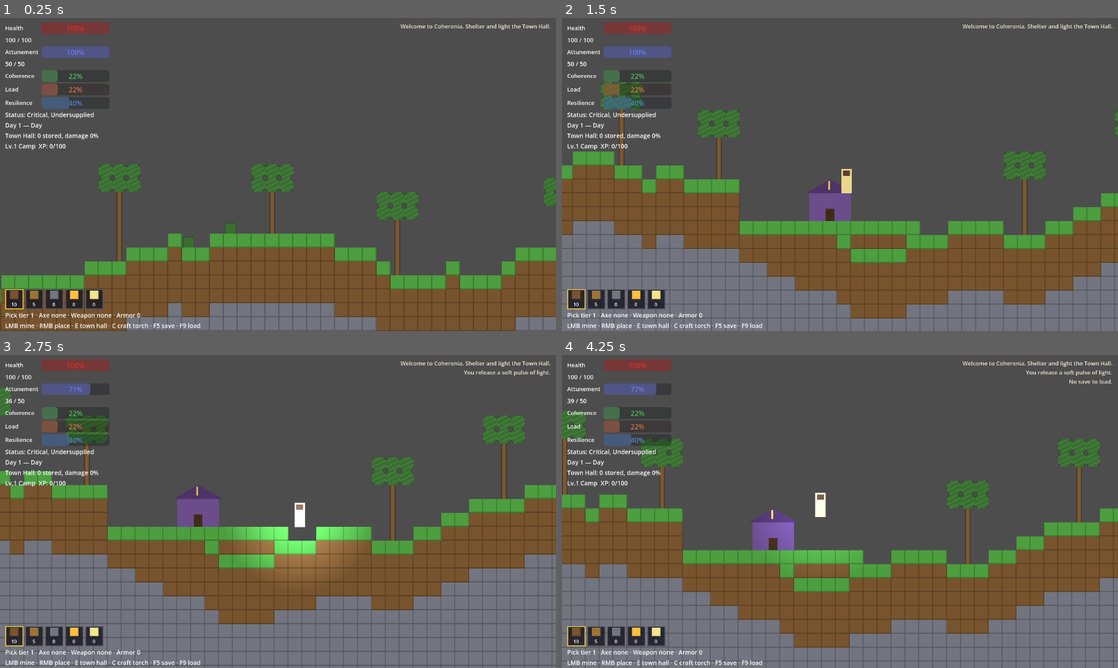
Above: before the commit, frames 1-4 (two rows, left to right).
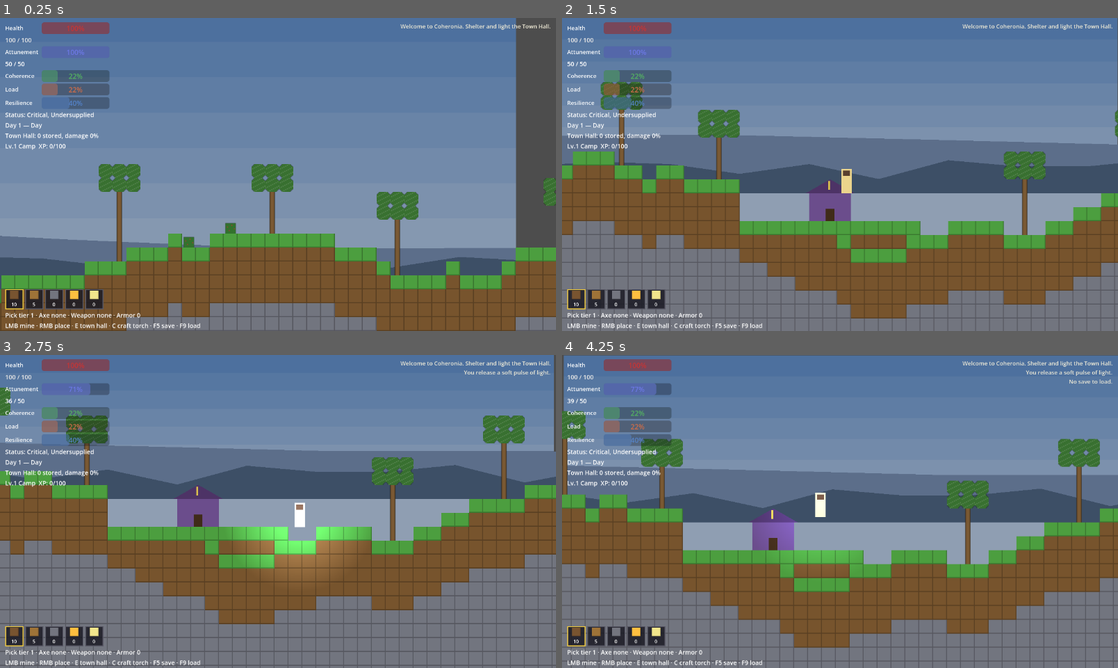
Above: after the commit, the same moments.

Repository: ppeck1/coheronia
Game: Godot game, scene res://scenes/main/Main.tscn
The game is run twice, just before and just after one commit, with the same random seed, the same clock (stepped at 60 frames per second) and the same inputs. This scene is started directly instead of the project's main scene.
Inputs (mouse positions are in pixels of both pictures, inside the frame that each line leads up to):
- Up to frame 1 (0.25 s): no input
- Up to frame 2 (1.5 s): tap F at 0.5, 1.25 s; move the mouse to (962, 158) at 0.52 s; press the mouse at (962, 158) at 0.53 s; hold D (move_right) 0.53-1.25 s; tap Space (jump) at 0.77 s; right-click (962, 158) at 0.8 s; release the mouse at (962, 158) at 1.25 s; drag from (728, 190) to (812, 237) at 1.27 s
- Up to frame 3 (2.75 s): tap F at 2 s; move the mouse to (333, 442) at 2.02 s; hold D (move_right) from 2.03 s (still down); tap R (attune_pulse) at 2.1 s; right-click (333, 442) at 2.3 s
- Up to frame 4 (4.25 s): release D (move_right) at 2.75 s; tap F at 2.75, 3.5 s; drag from (812, 574) to (673, 464) at 2.77 s; move the mouse to (1006, 558) at 3.52 s; hold A (move_left) from 3.53 s (still down); tap H (eat_food) at 3.6 s; tap Space (jump) at 3.77 s; right-click (1006, 558) at 3.8 s; tap F9 (load_game) at 4.15 s

The runs differ from the first frame. In frame 1, 68% of the frame differs, in the area x 0-93%, y 0-87%; in frame 2, 56%; in frame 3, 47%; in frame 4, 54%.

Commit message:
FQ-09W: scenic backdrop, natural backing walls, underground darkness
Backdrop plane (world_backdrop.gd, z -10, light_mask 0): sky gradient
to the deepest valley line, far/mid silhouette ridges with 2px-stepped
parallax, optional art/generated/backgrounds/ hooks. BackgroundWalls
TileMapLayer (z -2): dirt/stone wall tiles derived each setup from the
pristine generated surface + dirt depth; zero physics/occlusion layers,
never saved; art/generated/back_walls/ hooks over darkened-block
fallbacks; wall_at() visual-only query. Depth-aware ambient: live
column-skylight (world.sky_line, cached, invalidated per column) drives
ambient_target_color() from the day/night/storm base toward CAVE_TINT
over a 6-cell band - an open mined shaft re-admits daylight, a sealed
column stays dark; documented approximation (no lateral bleed).
Screenshot tour gains 09_underground_midday_torch. Smoke 210/210
(7 fq09w checks); validator requires the new script, dirs, categories.

Co-Authored-By: Claude Fable 5 <noreply@anthropic.com>

Diff:
--- a/data/visual_assets.json
+++ b/data/visual_assets.json
@@ -3,13 +3,16 @@
   "asset_root": "art/generated",
   "convention": "art/generated/<category>/<id>.png is picked up automatically when the file exists; an explicit entry below overrides the convention path. Missing images are never an error - rendering falls back to the generated colors/shapes.",
   "variant_convention": "FQ-09V: consecutive files <id>_01.png, <id>_02.png, ... (max 8; the first gap ends the scan) f …(261 unchanged characters)…
-  "target_sizes": { "blocks": 16, "items": 16, "enemies": 16, "ui": 32, "opening": 640 },
+  "target_sizes": { "blocks": 16, "items": 16, "enemies": 16, "ui": 32, "opening": 640, "backgrounds": 640, "back_walls": 16 },
+  "background_convention": "FQ-09W: scenic backdrop layers (art/generated/backgrounds/) - surface_sky.png is a 640x360 full frame, surface_far_terrain.png and surface_mid_silhouette.png are horizontally tiling strips with transparency; consumed by scripts/world/world_backdrop.gd with stepped parallax, falling back to the code-drawn gradient/silhouettes. Backing-wall tiles (art/generated/back_walls/) are seamless opaque 16x16 (dirt_wall.png, stone_wall.png live; others per art/source_templates/BACKGROUND_TEMPLATE.md are planned); consumed by world._make_wall_texture, falling back to darkened block textures. All optional - missing files are never an error.",
   "opening_convention": "FQ-09C: the opening cinematic is code-plotted at 640x360 (scripts/shell/prologue_canvas.gd + p …(591 unchanged characters)…
   "categories": {
     "blocks": {},
     "items": {},
     "enemies": {},
     "ui": {},
-    "opening": {}
+    "opening": {},
+    "backgrounds": {},
+    "back_walls": {}
   }
 }
--- a/scripts/main/game_root.gd
+++ b/scripts/main/game_root.gd
@@ -15,6 +15,10 @@
 const DAY_TINT := Color(1, 1, 1)
 const NIGHT_TINT := Color(0.22, 0.24, 0.38)
 const STORM_TINT := Color(0.55, 0.58, 0.66)
+# FQ-09W: the ambient underground, at any hour — darker than night, so
+# torches/lanterns/the pulse stay the readable local lights.
+const CAVE_TINT := Color(0.10, 0.11, 0.16)
+const CAVE_FADE_CELLS := 6.0   # smooth band below the local sky line
 
 const POPULATION_MAX := 8        # absolute ceiling; base_level gates effective cap
 const BASE_LEVEL_MAX_MVP := 3   # progression capped at village for MVP
@@ -348,9 +352,28 @@
 		_on_dawn()
 	is_night = night_now
 	_advance_storm(delta)
-	# Smooth tint transition near the day/night/storm boundaries.
-	var target := NIGHT_TINT if is_night else (STORM_TINT if storm_active else DAY_TINT)
-	canvas_modulate.color = canvas_modulate.color.lerp(target, delta * 1.5)
+	# Smooth tint transition near the day/night/storm boundaries and across
+	# cave mouths (FQ-09W: the target itself is depth-aware).
+	canvas_modulate.color = canvas_modulate.color.lerp(ambient_target_color(), delta * 1.5)
+
+
+## FQ-09W: 0 = sky-exposed, 1 = fully buried. Column-skylight approximation:
+## sunlight reaches down the player's column to its first LIVE solid cell
+## (so mining an open shaft re-admits daylight), then fades over
+## CAVE_FADE_CELLS. Deliberately no lateral light bleed — documented
+## first-slice model, not the final skylight system.
+func ambient_darkness_factor() -> float:
+	var t := float(world.tile_size())
+	var cell: Vector2i = world.cell_of(player.global_position)
+	var depth_px := player.global_position.y - float(world.sky_line(cell.x)) * t
+	return clampf(depth_px / (CAVE_FADE_CELLS * t), 0.0, 1.0)
+
+
+## The ambient tint the world lerps toward: the day/night/storm base pushed
+## toward CAVE_TINT by how buried the player currently is.
+func ambient_target_color() -> Color:
+	var base := NIGHT_TINT if is_night else (STORM_TINT if storm_active else DAY_TINT)
+	return base.lerp(CAVE_TINT, ambient_darkness_factor())
 
 
 func _advance_storm(delta: float) -> void:
@@ -819,7 +842,7 @@
 	# instantly roll a surprise storm.
 	_storm_rolled_today = bool(data.get("storm_rolled_today", time_of_day >= STORM_ROLL_TIME))
 	is_night = time_of_day >= NIGHT_START
-	canvas_modulate.color = NIGHT_TINT if is_night else (STORM_TINT if storm_active else DAY_TINT)
+	canvas_modulate.color = ambient_target_color()
 
 
 ## Used by the smoke test to exercise the threat loop deterministically.
--- a/scripts/main/screenshot_tour.gd
+++ b/scripts/main/screenshot_tour.gd
@@ -68,6 +68,24 @@
 	await _shot("05_skill_tree")
 	hud.toggle_skill_panel()
 
+	# FQ-09W verification shot: a mined chamber at midday — backing walls
+	# behind the air, dark cave ambient, one torch as the readable light.
+	var shaft_x: int = hall_cell.x + 14
+	var shaft_top: int = int(world.surface.get(shaft_x, 30))
+	for y in range(shaft_top, shaft_top + 9):
+		for x in range(shaft_x - 2, shaft_x + 3):
+			if y > shaft_top + 2 or x == shaft_x:
+				if world.block_at(Vector2i(x, y)) != "air":
+					world.break_block(Vector2i(x, y))
+	world.place_block(Vector2i(shaft_x - 1, shaft_top + 8), "torch")
+	root.time_of_day = 0.5
+	root.is_night = false
+	player.global_position = world.cell_center(Vector2i(shaft_x + 1, shaft_top + 7))
+	player.velocity = Vector2.ZERO
+	root.canvas_modulate.color = root.ambient_target_color()
+	player.get_node("Camera2D").reset_smoothing()
+	await _shot("09_underground_midday_torch")
+
 	print("SHOTS complete -> user://shots")
 	get_tree().quit(0)
 
--- a/scripts/main/smoke_test.gd
+++ b/scripts/main/smoke_test.gd
@@ -1864,6 +1864,124 @@
 		"labels=%s buttons=%s" % [str(_fq09c_labels), str(_fq09c_buttons)])
 	_fq09c_shell.free()
 
+	# --- FQ-09W: scenic backdrop, backing walls, underground darkness ---
+
+	# (a) natural walls derive deterministically from seed/config: same seed
+	# twice yields the same wall map, the dirt band sits above stone, nothing
+	# exists at/above the surface row, and the wall tileset carries zero
+	# physics/occlusion layers — provably inert to collision/shelter/light.
+	world.setup(777)
+	var _fq09w_dd: int = int(GameState.current_config.gen("dirt_depth"))
+	var _fq09w_x: int = clampi(int(world.hall_info["center_cell"].x) - 30, 2, world.width - 14)
+	var _fq09w_sy: int = int(world.surface[_fq09w_x])
+	var _fq09w_samples: Array = []
+	for _fq09w_i in range(10):
+		_fq09w_samples.append(Vector2i(_fq09w_x + _fq09w_i,
+			int(world.surface[_fq09w_x + _fq09w_i]) + 1 + (_fq09w_i % 12)))
+	var _fq09w_first: Array = []
+	for _fq09w_c: Vector2i in _fq09w_samples:
+		_fq09w_first.append(world.wall_at(_fq09w_c))
+	world.setup(777)
+	var _fq09w_same := true
+	for _fq09w_i2 in range(_fq09w_samples.size()):
+		if world.wall_at(_fq09w_samples[_fq09w_i2]) != _fq09w_first[_fq09w_i2]:
+			_fq09w_same = false
+	_check("fq09w_walls_deterministic_and_inert",
+		_fq09w_same
+		and world.wall_at(Vector2i(_fq09w_x, _fq09w_sy + 1)) == "dirt_wall"
+		and world.wall_at(Vector2i(_fq09w_x, _fq09w_sy + _fq09w_dd + 1)) == "stone_wall"
+		and world.wall_at(Vector2i(_fq09w_x, _fq09w_sy)) == ""
+		and world.wall_at(Vector2i(_fq09w_x, _fq09w_sy - 3)) == ""
+		and world._walls.tile_set.get_physics_layers_count() == 0
+		and world._walls.tile_set.get_occlusion_layers_count() == 0,
+		"same=%s band=%s/%s above_empty=%s phys=%d occ=%d" % [str(_fq09w_same),
+			world.wall_at(Vector2i(_fq09w_x, _fq09w_sy + 1)),
+			world.wall_at(Vector2i(_fq09w_x, _fq09w_sy + _fq09w_dd + 1)),
+			str(world.wall_at(Vector2i(_fq09w_x, _fq09w_sy)) == ""),
+			world._walls.tile_set.get_physics_layers_count(),
+			world._walls.tile_set.get_occlusion_layers_count()])
+
+	# (b) mining a below-surface block reveals the wall behind it while the
+	# foreground stays a normal air delta (walls are never part of cells).
+	var _fq09w_mine := Vector2i(_fq09w_x, _fq09w_sy + 2)
+	world.break_block(_fq09w_mine)
+	_check("fq09w_mined_chamber_reveals_wall",
+		world.block_at(_fq09w_mine) == "air"
+		and str(world.deltas.get(_fq09w_mine, "")) == "air"
+		and world.wall_at(_fq09w_mine) != "",
+		"block=%s delta=%s wall=%s" % [world.block_at(_fq09w_mine),
+			str(world.deltas.get(_fq09w_mine, "")), world.wall_at(_fq09w_mine)])
+
+	# (c) underground is dark at midday and the surface stays full daylight —
+	# the depth-aware ambient target, not the smoothing lerp, is asserted.
+	root.time_of_day = 0.5
+	root.is_night = false
+	var _fq09w_storm_was: bool = root.storm_active
+	root.storm_active = false
+	player.global_position = world.cell_center(Vector2i(_fq09w_x, _fq09w_sy + 10))
+	var _fq09w_deep: float = root.ambient_darkness_factor()
+	var _fq09w_deep_col: Color = root.ambient_target_color()
+	player.global_position = world.cell_center(Vector2i(_fq09w_x, _fq09w_sy - 2))
+	var _fq09w_surf: float = root.ambient_darkness_factor()
+	var _fq09w_surf_col: Color = root.ambient_target_color()
+	_check("fq09w_underground_dark_at_midday",
+		_fq09w_deep > 0.95 and _fq09w_deep_col.r < 0.15
+		and is_equal_approx(_fq09w_surf, 0.0) and _fq09w_surf_col == root.DAY_TINT,
+		"deep=%.2f deep_col=%s surface=%.2f surface_col=%s" % [
+			_fq09w_deep, str(_fq09w_deep_col), _fq09w_surf, str(_fq09w_surf_col)])
+
+	# (d) roof-aware: a mined open shaft admits daylight to its floor while a
+	# sealed column at the same depth stays dark (live column skylight).
+	var _fq09w_shx: int = _fq09w_x + 6
+	var _fq09w_shy: int = int(world.surface[_fq09w_shx])
+	for _fq09w_y in range(_fq09w_shy, _fq09w_shy + 10):
+		if world.block_at(Vector2i(_fq09w_shx, _fq09w_y)) != "air":
+			world.break_block(Vector2i(_fq09w_shx, _fq09w_y))
+	player.global_position = world.cell_center(Vector2i(_fq09w_shx, _fq09w_shy + 9))
+	var _fq09w_shaft_f: float = root.ambient_darkness_factor()
+	player.global_position = world.cell_center(
+		Vector2i(_fq09w_shx + 3, int(world.surface[_fq09w_shx + 3]) + 9))
+	var _fq09w_sealed_f: float = root.ambient_darkness_factor()
+	_check("fq09w_open_shaft_admits_daylight",
+		_fq09w_shaft_f < 0.2 and _fq09w_sealed_f > 0.95,
+		"shaft=%.2f sealed=%.2f" % [_fq09w_shaft_f, _fq09w_sealed_f])
+
+	# (e) the scenic backdrop sits behind walls, which sit behind blocks; with
+	# no art shipped its image hooks resolve null (code-drawn fallback).
+	var _fq09w_bd: Node2D = world.get_node("Backdrop")
+	_check("fq09w_backdrop_behind_world",
+		_fq09w_bd != null and _fq09w_bd.z_index < world._walls.z_index
+		and world._walls.z_index < world._tilemap.z_index
+		and _fq09w_bd.layer_texture("surface_sky") == null
+		and _fq09w_bd.layer_texture("surface_far_terrain") == null,
+		"bd_z=%d walls_z=%d blocks_z=%d" % [_fq09w_bd.z_index,
+			world._walls.z_index, world._tilemap.z_index])
+
+	# (f) wall art hook: a dropped-in back_walls PNG resolves through the
+	# registry and removal falls back (fq09v temp discipline; the wall
+	# tileset itself reads art once at world entry per the FQ-07 rule).
+	var _fq09w_tmp := "res://art/generated/back_walls/smoke_tmp_wall.png"
+	if FileAccess.file_exists(_fq09w_tmp):
+		DirAccess.remove_absolute(_fq09w_tmp)
+	BlockRegistry.clear_visual_cache()
+	var _fq09w_no_art: bool = BlockRegistry.visual_texture("back_walls", "smoke_tmp_wall") == null
+	var _fq09w_img := Image.create(16, 16, false, Image.FORMAT_RGBA8)
+	_fq09w_img.fill(Color(0.3, 0.25, 0.2))
+	_fq09w_img.save_png(_fq09w_tmp)
+	BlockRegistry.clear_visual_cache()
+	var _fq09w_with_art: bool = BlockRegistry.visual_texture("back_walls", "smoke_tmp_wall") != null
+	DirAccess.remove_absolute(_fq09w_tmp)
+	BlockRegistry.clear_visual_cache()
+	var _fq09w_back: bool = BlockRegistry.visual_texture("back_walls", "smoke_tmp_wall") == null
+	_check("fq09w_wall_art_hook", _fq09w_no_art and _fq09w_with_art and _fq09w_back,
+		"none=%s resolves=%s falls_back=%s" % [str(_fq09w_no_art),
+			str(_fq09w_with_art), str(_fq09w_back)])
+
+	# (g) restore the saved world/time for the sections that follow; walls
+	# and the skylight cache rebuild inside setup on load.
+	root.storm_active = _fq09w_storm_was
+	_check("fq09w_world_restored", root.load_game())
+
 	# --- FQ-08: block and enemy damage visuals ---
 
 	var _fq08_stone: Variant = _find_block(world, world.hall_info["center_cell"], "stone")
--- a/scripts/world/world.gd
+++ b/scripts/world/world.gd
@@ -22,6 +22,19 @@
 var _lights: Dictionary = {}        # Vector2i -> PointLight2D
 var _light_texture: GradientTexture2D
 var _opaque_masks: Dictionary = {}  # block_id -> BitMap of the tile's opaque pixels
+
+# FQ-09W: natural backing walls — a purely visual rear plane derived from
+# the generated surface each setup. No physics/occlusion layers, no deltas,
+# never saved; mining a foreground block reveals the wall behind it.
+var _walls: TileMapLayer
+var _wall_source_ids: Dictionary = {}   # wall_id -> tileset source id
+# FQ-09W: column skylight cache — int x -> first solid y from the top of the
+# LIVE cells (mining a shaft re-admits daylight). Invalidated per column on
+# any block change; documented approximation (no lateral light bleed).
+var _sky_line: Dictionary = {}
+
+const BackdropScript := preload("res://scripts/world/world_backdrop.gd")
+const WALL_MATERIALS := {"dirt_wall": "dirt", "stone_wall": "stone"}
 
 const BLOCK_COLORS := {
 	"dirt": Color(0.47, 0.33, 0.18),
@@ -40,6 +53,16 @@
 
 func _ready() -> void:
 	_light_texture = _make_light_texture()
+	# FQ-09W plane order (back to front): scenic backdrop, backing walls,
+	# foreground blocks. Only the Blocks layer has collision/occlusion.
+	var backdrop: Node2D = BackdropScript.new()
+	backdrop.z_index = -10
+	add_child(backdrop)
+	_walls = TileMapLayer.new()
+	_walls.name = "BackgroundWalls"
+	_walls.z_index = -2
+	_walls.tile_set = _build_wall_tileset()
+	add_child(_walls)
 	_tilemap = TileMapLayer.new()
 	_tilemap.name = "Blocks"
 	_tilemap.tile_set = _build_tileset()
@@ -86,6 +109,11 @@
 	width = int(gen["width"])
 	height = int(gen["height"])
 	hall_info = WorldGen.stamp_town_hall(cells, surface, width / 2)
+	# FQ-09W: natural backing walls derive from the pristine generated surface
+	# (before deltas), so the same seed/config always yields the same wall map
+	# and player edits can never alter it.
+	_rebuild_walls(config)
+	_sky_line.clear()
 	for cell in deltas:
 		var block_id: String = deltas[cell]
 		if block_id == "air":
@@ -224,7 +252,78 @@
 		_set_tile(cell, cells[cell])
 
 
+# ---------- FQ-09W: backing walls and column skylight ----------
+
+## Fills the BackgroundWalls layer from the generated surface: a dirt wall
+## band for the configured dirt depth, stone wall below, nothing at or above
+## the surface row (mining the top block reveals sky/backdrop, not a wall).
+func _rebuild_walls(config: WorldConfig) -> void:
+	_walls.clear()
+	var dirt_depth := int(config.gen("dirt_depth"))
+	for x in range(width):
+		var sy: int = int(surface.get(x, height))
+		for y in range(sy + 1, height):
+			var wall_id := "dirt_wall" if y <= sy + dirt_depth else "stone_wall"
+			_walls.set_cell(Vector2i(x, y), _wall_source_ids[wall_id], Vector2i.ZERO)
+
+
+## The wall id behind a cell ("" above the wall line) — a visual-only query.
+func wall_at(cell: Vector2i) -> String:
+	var sid := _walls.get_cell_source_id(cell)
+	if sid == -1:
+		return ""
+	for wall_id in _wall_source_ids:
+		if _wall_source_ids[wall_id] == sid:
+			return wall_id
+	return ""
+
+
+## First solid cell y from the top of column x in the LIVE world (cached per
+## column, invalidated on block change). Cells above it are sky-exposed:
+## mining a full shaft makes the column admit daylight to the shaft floor.
+func sky_line(x: int) -> int:
+	if x < 0 or x >= width:
+		return height   # off-world columns are open sky
+	if not _sky_line.has(x):
+		var y := 0
+		while y < height and not BlockRegistry.is_solid(cells.get(Vector2i(x, y), "air")):
+			y += 1
+		_sky_line[x] = y
+	return _sky_line[x]
+
+
+## Walls have no physics or occlusion layers at all — variety in this layer
+## can never change collision, lighting, shelter, or settlement math.
+func _build_wall_tileset() -> TileSet:
+	var ts := TileSet.new()
+	var t := tile_size()
+	ts.tile_size = Vector2i(t, t)
+	for wall_id in WALL_MATERIALS:
+		var src := TileSetAtlasSource.new()
+		src.texture = _make_wall_texture(wall_id, str(WALL_MATERIALS[wall_id]), t)
+		src.texture_region_size = Vector2i(t, t)
+		src.create_tile(Vector2i.ZERO)
+		_wall_source_ids[wall_id] = ts.add_source(src)
+	return ts
+
+
+## Back-wall tile: art at art/generated/back_walls/<wall_id>.png when
+## present, else the matching block texture pushed darker and fully opaque
+## (walls must read quieter than foreground and never as open sky).
+func _make_wall_texture(wall_id: String, base_block: String, t: int) -> ImageTexture:
+	var art := BlockRegistry.visual_texture("back_walls", wall_id) as ImageTexture
+	if art != null:
+		return _normalize_art(art, t)
+	var img: Image = _make_block_texture(base_block, t).get_image()
+	for y in range(t):
+		for x in range(t):
+			var c := img.get_pixel(x, y)
+			img.set_pixel(x, y, Color(c.r * 0.40, c.g * 0.40, c.b * 0.46, 1.0))
+	return ImageTexture.create_from_image(img)
+
+
 func _set_tile(cell: Vector2i, block_id: String) -> void:
+	_sky_line.erase(cell.x)   # FQ-09W: any block change re-derives that column's skylight
 	# _block_textures guarantees at least one source per known block; the
 	# is_empty guard makes that invariant explicit rather than an index crash.
 	if block_id == "air" or (_source_ids.get(block_id, []) as Array).is_empty():
--- /dev/null
+++ b/scripts/world/world_backdrop.gd
@@ -0,0 +1,133 @@
+extends Node2D
+## FQ-09W scenic backdrop: the cosmetic plane behind the whole world — sky,
+## far terrain, and a mid silhouette line with stepped parallax. It lives in
+## the world canvas (low z_index) so the day/night/storm CanvasModulate tint
+## applies to it like everything else. It has no collision, is never mined,
+## and never enters saves.
+##
+## Image hooks (optional, art/generated/backgrounds/): `surface_sky.png`
+## (640x360 full frame), `surface_far_terrain.png` and
+## `surface_mid_silhouette.png` (horizontally tiling strips with
+## transparency). Missing images fall back to the restrained code-drawn
+## gradient and silhouettes below — informational, never fatal.
+
+const SKY_TOP := Color(0.30, 0.44, 0.62)
+const SKY_HORIZON := Color(0.56, 0.62, 0.70)
+const FAR_COL := Color(0.36, 0.43, 0.54)
+const MID_COL := Color(0.24, 0.31, 0.40)
+const UNDER_COL := Color(0.05, 0.045, 0.05)   # below the horizon, behind walls
+const SKY_BANDS := 8
+const FAR_PARALLAX := 0.25
+const MID_PARALLAX := 0.5
+const STEP_PX := 2.0   # parallax offsets snap to hard 2px steps
+
+var _view := Rect2()
+var _horizon_py := 480.0
+var _under_py := 640.0   # deepest valley line: sky must reach at least here
+
+
+func _ready() -> void:
+	name = "Backdrop"
+	# Distant scenery ignores local 2D lights: a torch must not paint glow
+	# blobs onto mountains kilometres away.
+	light_mask = 0
+	var world := get_parent()
+	if world != null and "surface" in world and not world.surface.is_empty():
+		# Anchor the painted horizon to the generated surface line, and the
+		# under-earth fill to the DEEPEST valley so low terrain never has a
+		# black void behind it.
+		var sum := 0.0
+		var deepest := 0.0
+		for x in world.surface:
+			sum += float(world.surface[x])
+			deepest = maxf(deepest, float(world.surface[x]))
+		_horizon_py = (sum / float(world.surface.size())) * float(world.tile_size())
+		_under_py = (deepest + 1.0) * float(world.tile_size())
+
+
+func _process(_delta: float) -> void:
+	var cam := get_viewport().get_camera_2d()
+	if cam == null:
+		return
+	var center := cam.get_screen_center_position()
+	var size := get_viewport_rect().size / cam.zoom
+	var new_view := Rect2(center - size / 2.0, size)
+	if not new_view.is_equal_approx(_view):
+		_view = new_view
+		queue_redraw()
+
+
+## Optional image hook for a named backdrop layer (null = code fallback).
+func layer_texture(id: String) -> Texture2D:
+	return BlockRegistry.visual_texture("backgrounds", id)
+
+
+func _draw() -> void:
+	if _view.size.x <= 0.0:
+		return
+	var horizon := _horizon_py
+	# Sky: full-frame art when present, else hard gradient bands — always
+	# covering the whole view so no camera position shows blank edges.
+	var sky := layer_texture("surface_sky")
+	if sky != null:
+		draw_texture_rect(sky, _view, false)
+	else:
+		# Sky reaches down to the deepest valley line so no terrain height
+		# ever exposes a void; the horizon color simply holds below the
+		# painted horizon.
+		var sky_bottom := minf(_under_py, _view.end.y)
+		if _view.position.y < sky_bottom:
+			var band_h := (minf(horizon, sky_bottom) - _view.position.y) / float(SKY_BANDS)
+			if band_h > 0.0:
+				for i in range(SKY_BANDS):
+					var f := float(i) / float(SKY_BANDS - 1)
+					draw_rect(Rect2(_view.position.x, _view.position.y + band_h * i,
+						_view.size.x, band_h + 1.0), SKY_TOP.lerp(SKY_HORIZON, f))
+			if sky_bottom > horizon:
+				draw_rect(Rect2(_view.position.x, maxf(horizon, _view.position.y),
+					_view.size.x, sky_bottom - maxf(horizon, _view.position.y)), SKY_HORIZON)
+	# Below the deepest valley: deep earth tone behind the backing walls, so
+	# a missing wall tile or the world's bottom edge never reads as sky.
+	if _view.end.y > _under_py:
+		draw_rect(Rect2(_view.position.x, _under_py, _view.size.x,
+			_view.end.y - _under_py), UNDER_COL)
+	# Far and mid silhouette strips with stepped parallax.
+	_strip(layer_texture("surface_far_terrain"), horizon, 72.0, FAR_PARALLAX,
+		FAR_COL, 64.0, 903)
+	_strip(layer_texture("surface_mid_silhouette"), horizon, 40.0, MID_PARALLAX,
+		MID_COL, 40.0, 511)
+
+
+## One parallax strip anchored to the horizon: tiled art when present, else
+## a deterministic code-drawn silhouette ridge (stable in world space).
+func _strip(tex: Texture2D, horizon: float, strip_h: float, parallax: float,
+		col: Color, wavelength: float, seed_val: int) -> void:
+	var off := floorf(_view.position.x * (1.0 - parallax) / STEP_PX) * STEP_PX
+	if tex != null:
+		var w := float(tex.get_width()) * 2.0   # 2x nearest for 16:9 pixel scale
+		var x0 := _view.position.x - fposmod(_view.position.x * parallax + off, w) - w
+		var x := x0
+		while x < _view.end.x + w:
+			draw_texture_rect(tex, Rect2(x, horizon - strip_h, w, strip_h), false)
+			x += w
+		return
+	# Code fallback: hard silhouette polygon sampled on a fixed world grid so
+	# the ridge never swims as the camera moves.
+	var pts := PackedVector2Array()
+	pts.append(Vector2(_view.position.x, horizon))
+	var sample_x := floorf((_view.position.x * parallax + off) / wavelength) * wavelength
+	while sample_x < _view.end.x * parallax + off + wavelength * 2.0:
+		var n := int(floorf(sample_x / wavelength))
+		var jag := float(_h(n * 31 + seed_val) % 100) / 100.0
+		var px := (sample_x - off) / maxf(parallax, 0.001)
+		pts.append(Vector2(px, horizon - strip_h * (0.35 + 0.65 * jag)))
+		sample_x += wavelength
+	pts.append(Vector2(_view.end.x, horizon))
+	if pts.size() >= 3:
+		draw_colored_polygon(pts, col)
+
+
+static func _h(n: int) -> int:
+	var x := n * 2654435761
+	x = (x ^ (x >> 13)) * 1274126177
+	return absi(x ^ (x >> 16))
Not shown, added: art/generated/back_walls/.gitkeep
Not shown, added: art/generated/backgrounds/.gitkeep
Not shown, changed: art/source_templates/BACKGROUND_TEMPLATE.md
Not shown, changed: docs/FABLE_TASK_QUEUE.md
Not shown, changed: docs/HANDOFF.md
Not shown, changed: docs/VARIABLE_MATRIX.md
